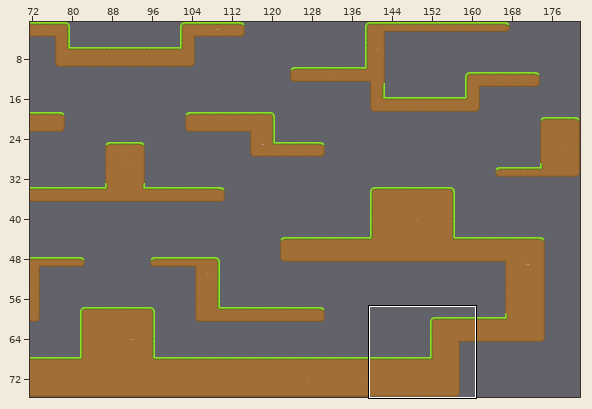
An edit to a level. Tiled map, resources/map/map1.tmx. The picture above shows the old version from afar; the outline marks the close-up.
Close-up. As it was:
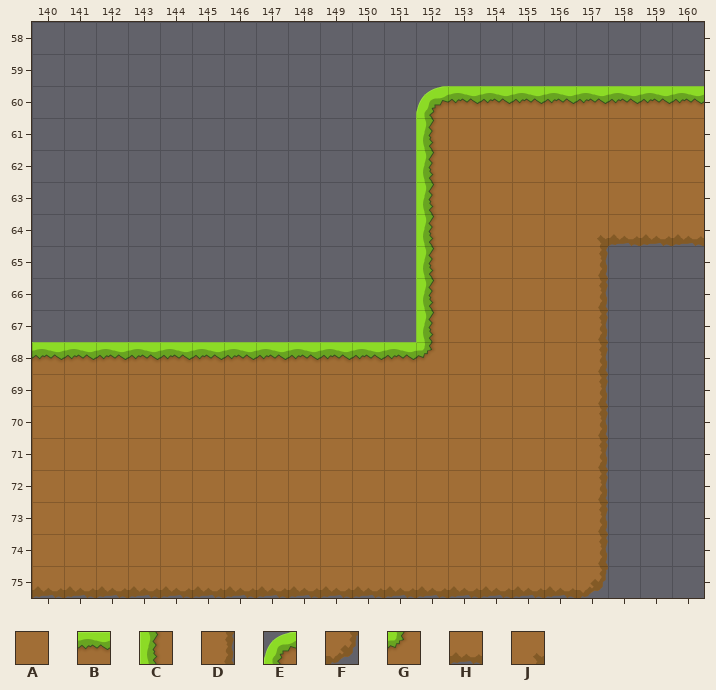
Cells are 32x32 px. Shown: x 140..160, y 58..75. The commit also changed other parts of the map, which this record leaves out.
Key: from "grass": A 1, B 7, C 10, D 12, E 14, F 19, G 21, H 25, J 26.
_ is an empty cell.
Layer "Tilelaag 1" before, first column x 140:
58 _____________________
59 _____________________
60 ____________EBBBBBBBB
61 ____________CAAAAAAAA
62 ____________CAAAAAAAA
63 ____________CAAAAAAAA
64 ____________CAAAAJHHH
65 ____________CAAAAD___
66 ____________CAAAAD___
67 ____________CAAAAD___
68 BBBBBBBBBBBBGAAAAD___
69 AAAAAAAAAAAAAAAAAD___
70 AAAAAAAAAAAAAAAAAD___
71 AAAAAAAAAAAAAAAAAD___
72 AAAAAAAAAAAAAAAAAD___
73 AAAAAAAAAAAAAAAAAD___
74 AAAAAAAAAAAAAAAAAD___
75 HHHHHHHHHHHHHHHHHF___
Once edited:
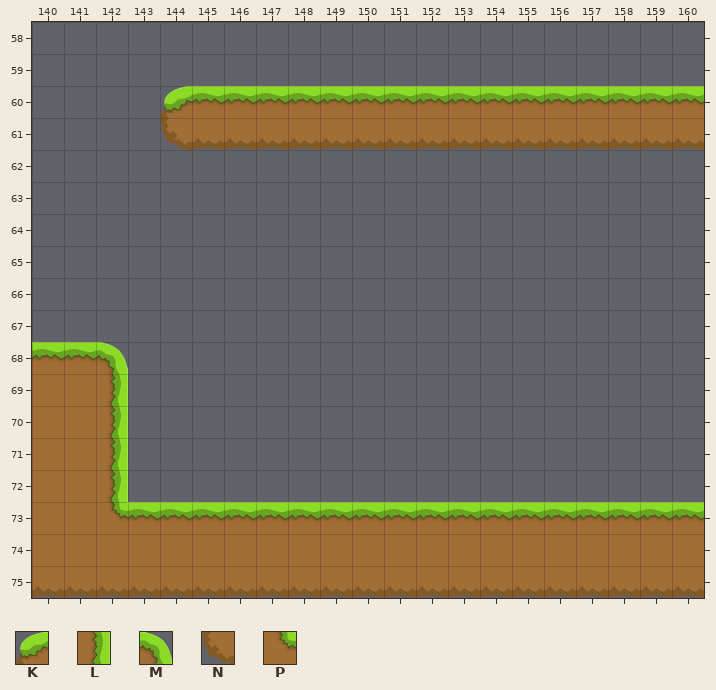
Further tiles: from "grass": K 4, L 8, M 15, N 18, P 22.
From old to new:
Layer "Tilelaag 1":
Tile A replaces tile D in row 74 at x 157.
Tile A is added in row 74 at x 158 to 160.
Tile B replaces tile A in row 73 at x 143 to 156.
Tile B replaces tile D in row 73 at x 157.
Tile B replaces tile E in row 60 at x 152.
Tile B is added in row 60 at x 145 to 151; in row 73 at x 158 to 160.
Tile H replaces tile A in row 61 at x 153 to 160.
Tile H replaces tile C in row 61 at x 152.
Tile H replaces tile F in row 75 at x 157.
Tile H is added in row 61 at x 145 to 151; in row 75 at x 158 to 160.
Tile K is added in row 60 at x 144.
Tile L replaces tile A in rows 69 to 72 at x 142.
Tile M replaces tile B in row 68 at x 142.
Tile N is added in row 61 at x 144.
Tile P replaces tile A in row 73 at x 142.
Tile A is removed in rows 62 to 63 at x 153 to 160; in rows 64 to 68 at x 153 to 156; in rows 69 to 72 at x 143 to 156.
Tile B is removed in row 68 at x 143 to 151.
Tile C is removed in rows 62 to 67 at x 152.
Tile D is removed in rows 65 to 72 at x 157.
Tile G is removed in row 68 at x 152.
Tile H is removed in row 64 at x 158 to 160.
Tile J is removed in row 64 at x 157.
Where, in picture pixels (left, top, right, bottom), the same in both close-ups:
changed: (97, 86, 704, 598)
